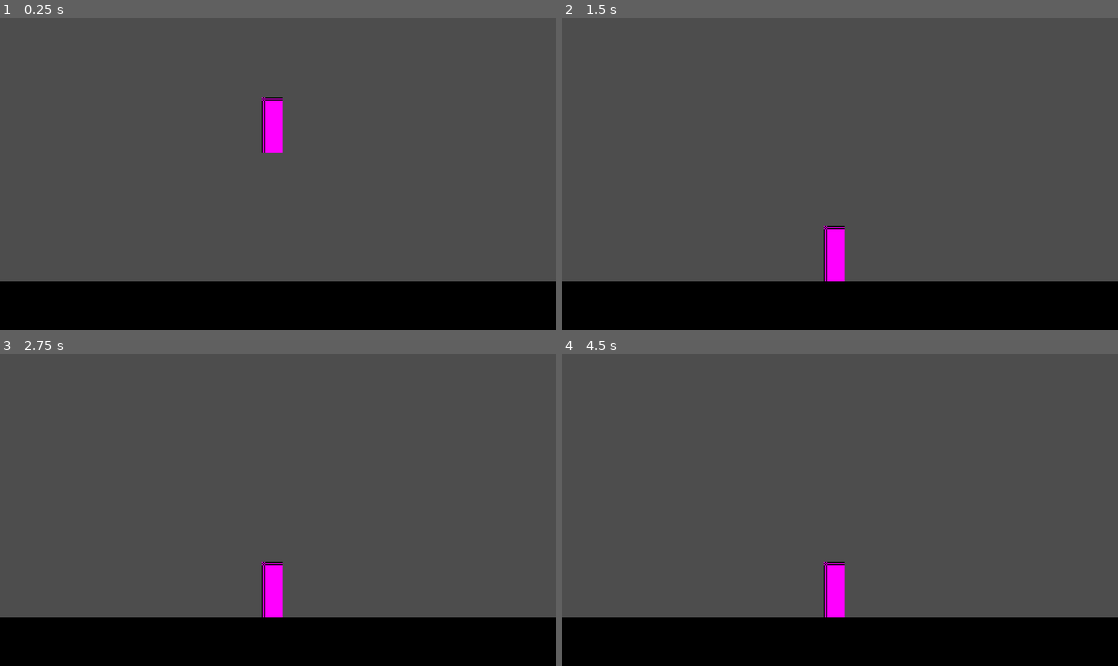
Above: before the commit, frames 1-4 (two rows, left to right).
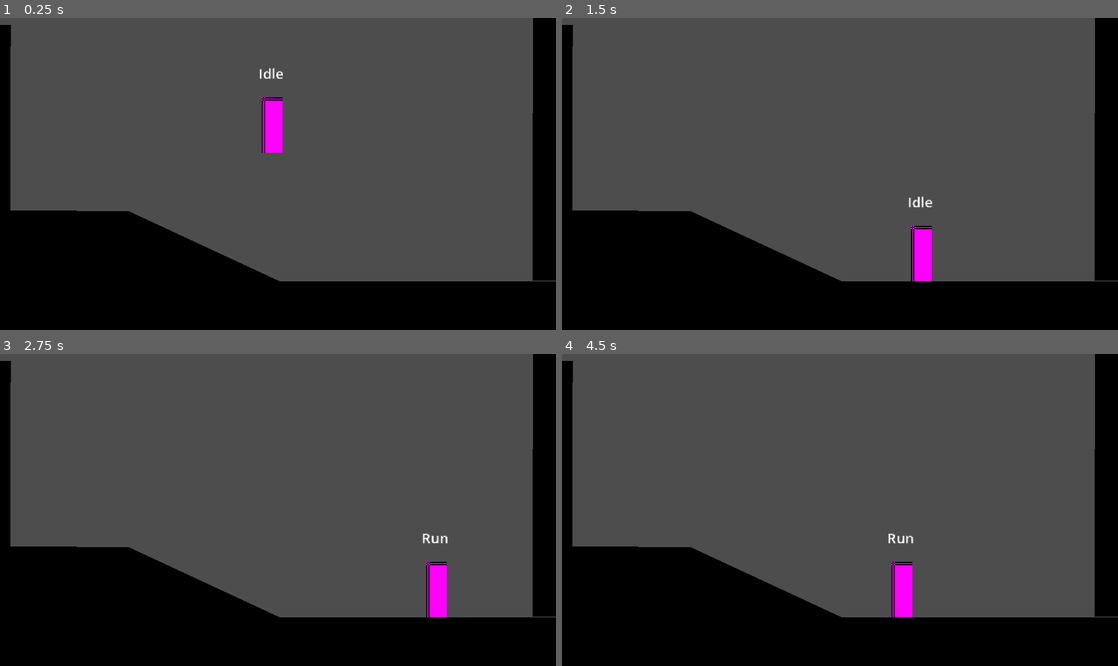
Above: after the commit, the same moments.

Repository: AbdelrahmanHabashy/metroidvania-forge
Game: Godot game, scene res://playground.tscn
Same seed, same stepped clock (60 frames per second), same inputs: the game is played once before the commit and once after it.
Inputs:
- Up to frame 1 (0.25 s): no input
- Up to frame 2 (1.5 s): hold Right (right) 0.53-1.28 s; hold Down (down) from 1.28 s (still down)
- Up to frame 3 (2.75 s): tap Enter at 2 s; release Down (down) at 2.03 s; hold Right (right) from 2.03 s (still down)
- Up to frame 4 (4.5 s): release Right (right) at 2.78 s; hold Up (up) 2.78-3.53 s; tap Space at 3.5 s; hold Left (left) from 3.53 s (still down)

The runs differ from the first frame. In frame 1, 13% of the frame differs, in the area x 0-100%, y 0-85%; in frame 2, 14%; in frame 3, 14%; in frame 4, 14%.

Commit message:
Ch01Ep03 Idle and Run states
updated the following
Player script:
separated x-axis and y-axis input from direction to get over stick drift

Player state machine script:
added reference to idle and run states to be easier to used in child classes

idle scrip:
1- process -> checks if the player begin moving which will transit to run
2- physics_process -> sets speed to 0 in order to make the player stop moving

run script: same as idle but checks if player stopped to transit to idle state

Diff:
--- a/player/player.tscn
+++ b/player/player.tscn
@@ -13,6 +13,16 @@
 [node name="Player" type="CharacterBody2D"]
 script = ExtResource("1_oul6g")
 
+[node name="States" type="Node" parent="."]
+
+[node name="Idle" type="Node" parent="States"]
+unique_name_in_owner = true
+script = ExtResource("2_g1dw6")
+
+[node name="Run" type="Node" parent="States"]
+unique_name_in_owner = true
+script = ExtResource("3_yw30f")
+
 [node name="Sprite2D" type="Sprite2D" parent="."]
 position = Vector2(0, -24)
 texture = SubResource("PlaceholderTexture2D_kqu6x")
@@ -22,10 +32,11 @@
 shape = SubResource("RectangleShape2D_oul6g")
 debug_color = Color(0, 0.6, 0.7019608, 0.25490198)
 
-[node name="States" type="Node" parent="."]
-
-[node name="Idle" type="Node" parent="States"]
-script = ExtResource("2_g1dw6")
-
-[node name="Run" type="Node" parent="States"]
-script = ExtResource("3_yw30f")
+[node name="Label" type="Label" parent="."]
+offset_left = -33.0
+offset_top = -77.0
+offset_right = 31.0
+offset_bottom = -54.0
+theme_override_font_sizes/font_size = 12
+text = "Label"
+horizontal_alignment = 1
--- a/player/scripts/player.gd
+++ b/player/scripts/player.gd
@@ -1,4 +1,8 @@
 class_name Player extends CharacterBody2D
+
+#region /// export variables
+@export var move_speed:float = 100
+#endregion
 
 
 #region /// State Machine Variables
@@ -11,7 +15,7 @@
 
 
 #region /// Standard Variables
-var direction:Vector2 = Vector2.ZERO 	# equivelent to vector2(0, 0)
+var direction:Vector2 = Vector2.ZERO 	# Vector2.ZERO is equivelent to vector2(0, 0)
 var gravity:float = 980
 #endregion
 
@@ -60,6 +64,7 @@
 	# gets
 	change_state(current_state)
 	current_state.enter()
+	$Label.text = current_state.name
 
 	pass
 
@@ -83,13 +88,16 @@
 	# Just keeps the first 3 states to prevent the array from getting masive
 	states.resize(3)
 
+	$Label.text = current_state.name
 	pass
 
 
 func update_direction() -> void:
 	#var prev_direction:Vector2 = direction
 
-	direction = Input.get_vector("left", "right", "up", "down")
+	var x_axis = Input.get_axis("left", "right")
+	var y_axis = Input.get_axis("up", "down")
+	direction = Vector2(x_axis, y_axis)
 
 	# needs more work here
 
--- a/player/states/00_player_state.gd
+++ b/player/states/00_player_state.gd
@@ -4,8 +4,11 @@
 var player : Player
 var next_state: PlayerState = null
 
-#region ///
+#region /// State References
 # refrence to all states
+@onready var idle: PlayerStateIdle = %Idle
+@onready var run: PlayerStateRun = %Run
+
 #endregion
 
 # what happen when this state is initialized (setup for state make the state ready)
@@ -15,6 +18,7 @@
 
 # what happens when you enter this state
 func enter() -> void:
+	# for example: play animation
 	pass
 
 
--- a/player/states/idle.gd
+++ b/player/states/idle.gd
@@ -8,6 +8,7 @@
 
 # what happens when you enter this state
 func enter() -> void:
+	# for example: play animation
 	pass
 
 
@@ -21,8 +22,12 @@
 
 # what happens each process tick (frame) in this state
 func process(_delta: float) -> PlayerState:
+	if player.direction.x != 0:
+		return run
 	return next_state
+
 
 # what happens each physics_process tick (time interval) in this state
 func physics_process(_delta: float) -> PlayerState:
+	player.velocity.x = 0
 	return next_state
--- a/player/states/run.gd
+++ b/player/states/run.gd
@@ -1,5 +1,4 @@
 class_name PlayerStateRun extends PlayerState
-
 
 # what happen when this state is initialized (setup for state make the state ready)
 func init() -> void:
@@ -8,6 +7,7 @@
 
 # what happens when you enter this state
 func enter() -> void:
+	# for example: play animation
 	pass
 
 
@@ -21,8 +21,12 @@
 
 # what happens each process tick (frame) in this state
 func process(_delta: float) -> PlayerState:
+	if player.direction.x == 0:
+		return idle
 	return next_state
+
 
 # what happens each physics_process tick (time interval) in this state
 func physics_process(_delta: float) -> PlayerState:
+	player.velocity.x = player.direction.x * player.move_speed
 	return next_state
--- a/playground.tscn
+++ b/playground.tscn
@@ -15,14 +15,58 @@
 
 [node name="Playground" type="Node2D"]
 
-[node name="Sprite2D" type="Sprite2D" parent="."]
+[node name="Floor" type="Sprite2D" parent="."]
 position = Vector2(240.5, 252)
 scale = Vector2(16.031, 1.5)
 texture = SubResource("GradientTexture2D_rupst")
 
-[node name="StaticBody2D" type="StaticBody2D" parent="Sprite2D"]
+[node name="StaticBody2D" type="StaticBody2D" parent="Floor"]
 
-[node name="CollisionShape2D" type="CollisionShape2D" parent="Sprite2D/StaticBody2D"]
+[node name="CollisionShape2D" type="CollisionShape2D" parent="Floor/StaticBody2D"]
+shape = SubResource("RectangleShape2D_wt17y")
+
+[node name="Right wall" type="Sprite2D" parent="."]
+position = Vector2(483.97824, 111.022354)
+rotation = 1.572605
+scale = Vector2(7.250534, 1.5)
+texture = SubResource("GradientTexture2D_rupst")
+
+[node name="StaticBody2D" type="StaticBody2D" parent="Right wall"]
+
+[node name="CollisionShape2D" type="CollisionShape2D" parent="Right wall/StaticBody2D"]
+shape = SubResource("RectangleShape2D_wt17y")
+
+[node name="Left wall" type="Sprite2D" parent="."]
+position = Vector2(-15, 122)
+rotation = 1.572605
+scale = Vector2(7.250534, 1.5)
+texture = SubResource("GradientTexture2D_rupst")
+
+[node name="StaticBody2D" type="StaticBody2D" parent="Left wall"]
+
+[node name="CollisionShape2D" type="CollisionShape2D" parent="Left wall/StaticBody2D"]
+shape = SubResource("RectangleShape2D_wt17y")
+
+[node name="Hill" type="Sprite2D" parent="."]
+position = Vector2(161, 231)
+rotation = 0.43570802
+scale = Vector2(4.499127, 2.299724)
+texture = SubResource("GradientTexture2D_rupst")
+
+[node name="StaticBody2D" type="StaticBody2D" parent="Hill"]
+
+[node name="CollisionShape2D" type="CollisionShape2D" parent="Hill/StaticBody2D"]
+shape = SubResource("RectangleShape2D_wt17y")
+
+[node name="High ground" type="Sprite2D" parent="."]
+position = Vector2(38.999996, 213.99998)
+rotation = 3.1464877
+scale = Vector2(4.499127, 2.9546196)
+texture = SubResource("GradientTexture2D_rupst")
+
+[node name="StaticBody2D" type="StaticBody2D" parent="High ground"]
+
+[node name="CollisionShape2D" type="CollisionShape2D" parent="High ground/StaticBody2D"]
 shape = SubResource("RectangleShape2D_wt17y")
 
 [node name="Player" parent="." instance=ExtResource("1_rupst")]
